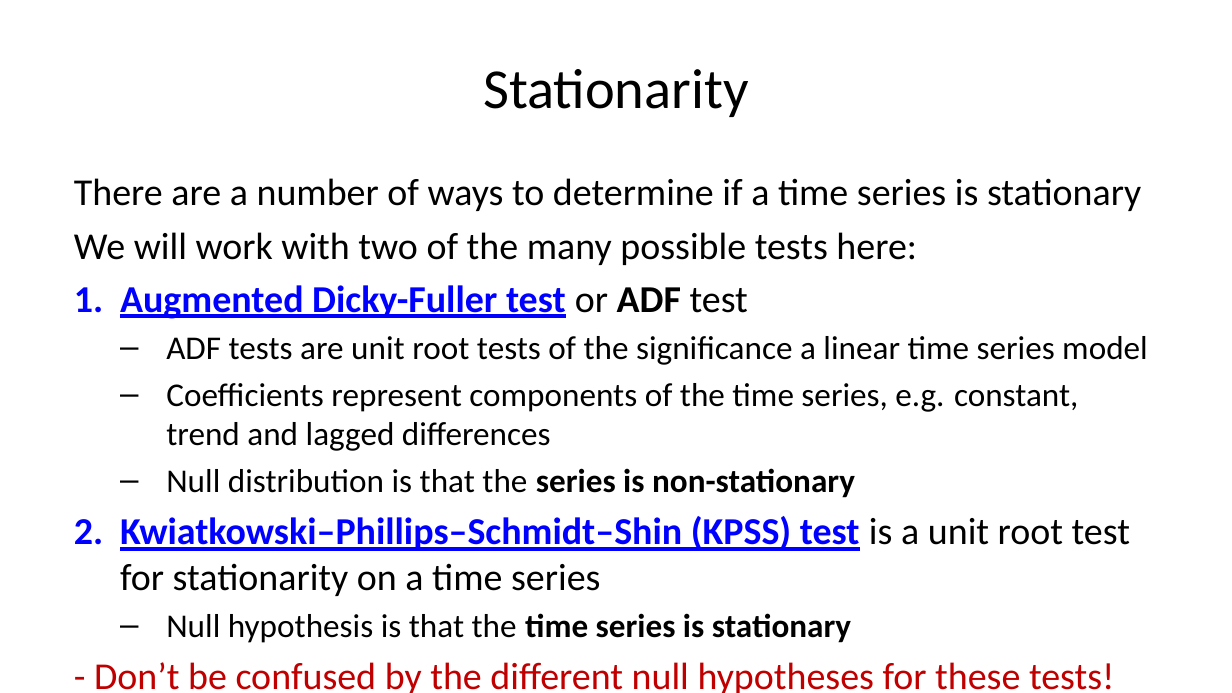
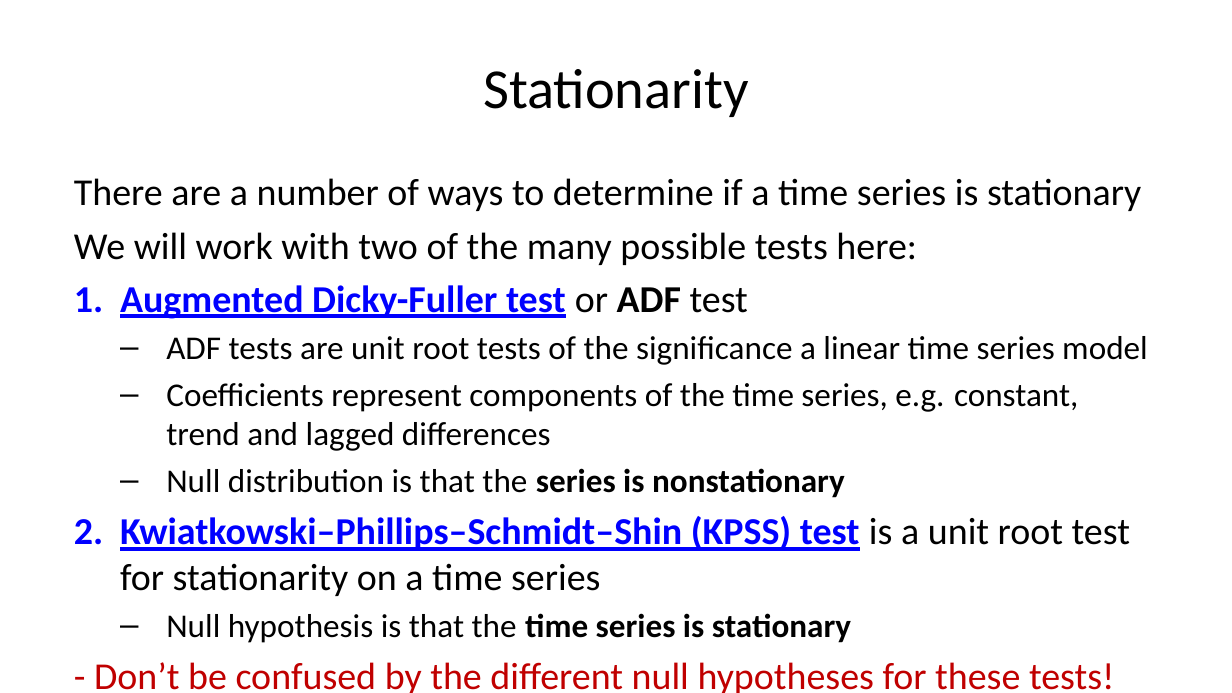
Before and after one commit to StephenElston/CSCI-E-83, a slide deck: slide 63 of LectureSlides/11_PropertiesOfTimeSeries.pptx. Drawn at 1232x693 pixels with LibreOffice and Linux fonts; fonts in the diff are those of the drawing. Boxes give left, top, right and bottom in pixels: in the first picture for what was removed or moved away, otherwise in the second. Text is boxed around its words. In the diff, an @@ line names an element or a change of style, - is before the commit and + after.

```diff
--- a/LectureSlides/11_PropertiesOfTimeSeries.pptx
+++ b/LectureSlides/11_PropertiesOfTimeSeries.pptx
@@ text at (166, 468, 845, 498): text changed @@
-  – Null distribution is that the series is non-stationary
+  – Null distribution is that the series is nonstationary
```
Also in this commit, not shown: 7 other slides changed.
